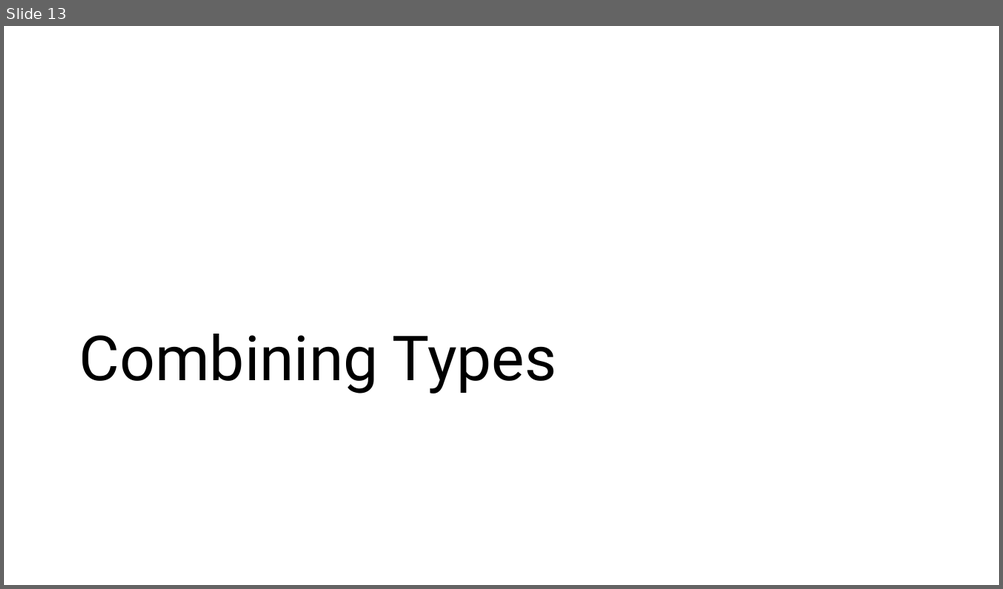
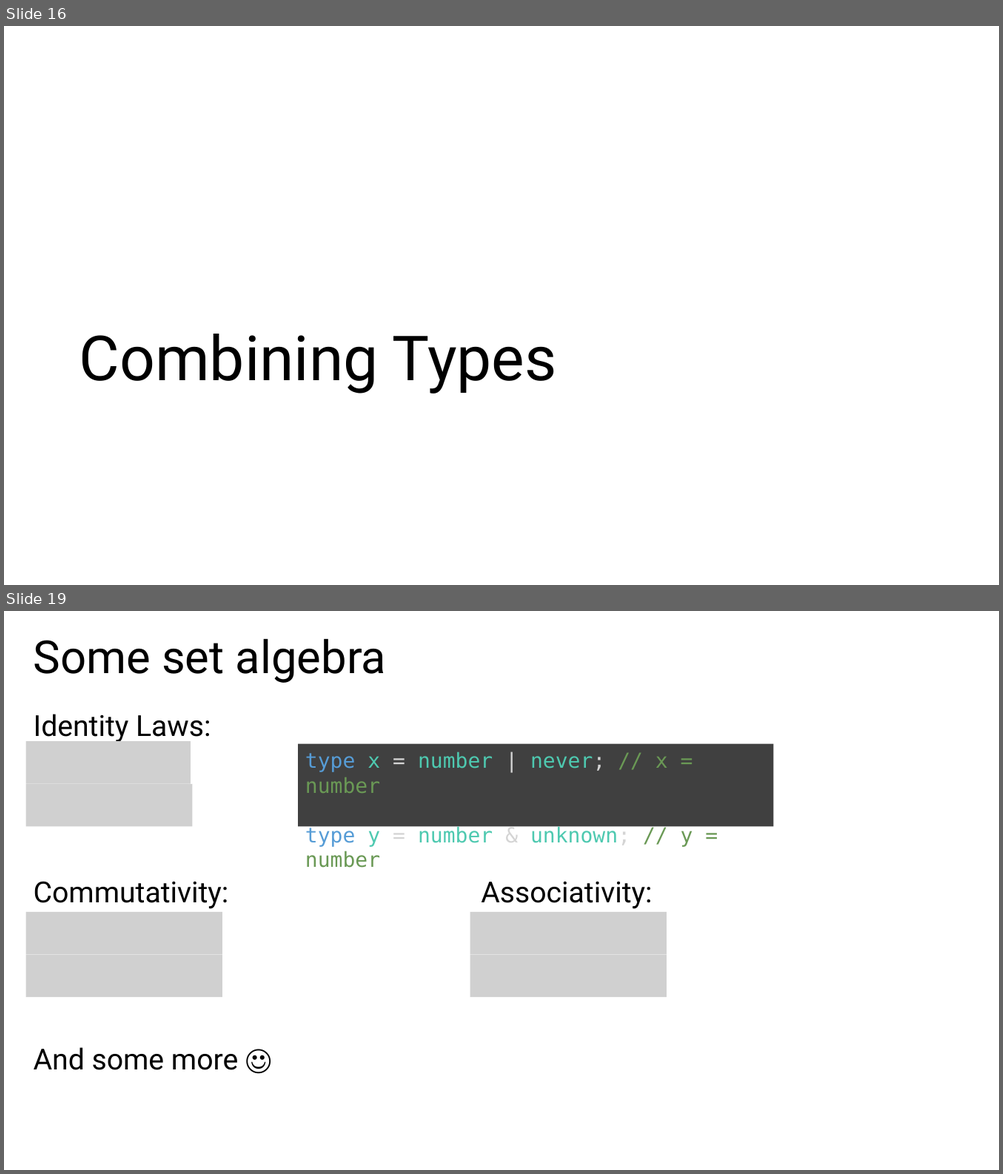
Before and after one commit to ymekesser/a-type-of-magic-presentation, a slide deck: a-type-of-magic.pptx. Shown one above the other, each under a label of ours: slide 13 before the commit, slides 16 and 19 after it; the slides between them are not shown. The pictures are 1003x589 and 1003x1174 pixels, drawn with LibreOffice and Linux fonts; fonts in the diff are those of the drawing; grey boxes stand for pictures. Boxes give left, top, right and bottom in pixels: in the first picture for what was removed or moved away, otherwise in the second. Text is boxed around its words. In the diff, an @@ line names an element or a change of style, - is before the commit and + after.

```diff
--- a/a-type-of-magic.pptx
+++ b/a-type-of-magic.pptx
@@ slide 19 added at <box>4,611,999,1170</box>, background #FFFFFF @@
@@ title added at <box>34,638,386,683</box>, 44 pt, text #000000 @@
+Some set algebra
@@ text added at <box>34,714,238,1071</box>, 28 pt, text #000000 @@
+Identity Laws:
+Commutativity: Associativity:
+And some more ☺
@@ picture added at <box>25,741,190,784</box> @@
@@ rectangle added at <box>298,743,774,826</box>, fill #404040, 20 pt, text #4EC9B0 @@
+type x = number | never; // x = number
+type y = number & unknown; // y = number
@@ picture added at <box>25,784,192,826</box> @@
@@ picture added at <box>25,912,222,955</box> @@
@@ picture added at <box>470,912,666,955</box> @@
@@ picture added at <box>25,955,222,997</box> @@
@@ picture added at <box>470,955,666,997</box> @@
@@ what was slide 13 is now slide 16 @@
```
Also in this commit, not shown: 12 slides changed, 6 other slides added, 2 other files.
